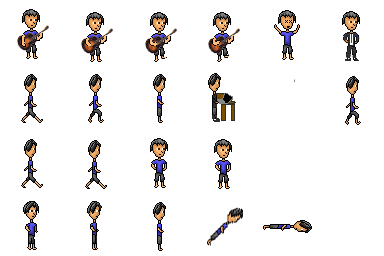
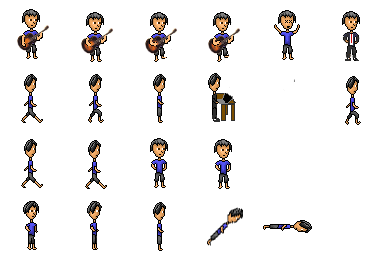
The second (384, 256) image is a revision of the first. Changes to its layers:
painted on "Layer 1" over [213, 99, 234, 116]
